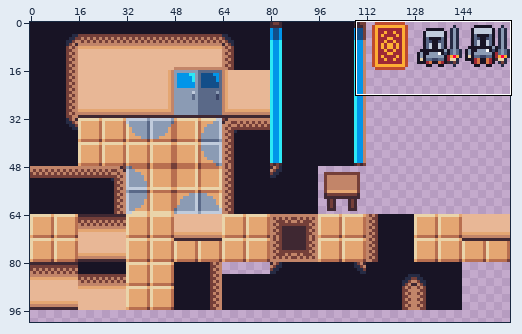
Pixel-art file, stored at res/large-tiles.aseprite. The first picture is a wide view before the edit; the outline marks the close-up.
Close-up. Before the edit:
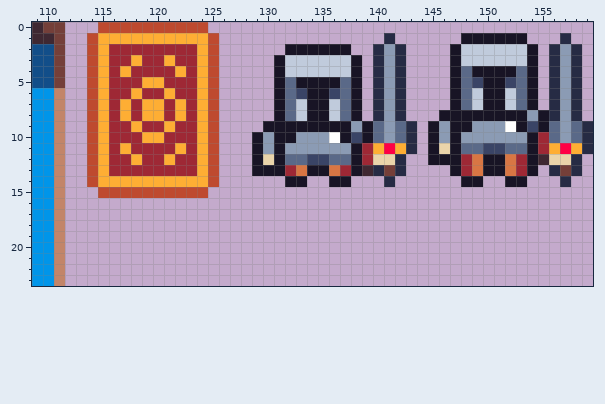
160x160 pixels, 1 frame. Shown: x 109..159, y 0..23. The wide view leaves out empty margins.
After:
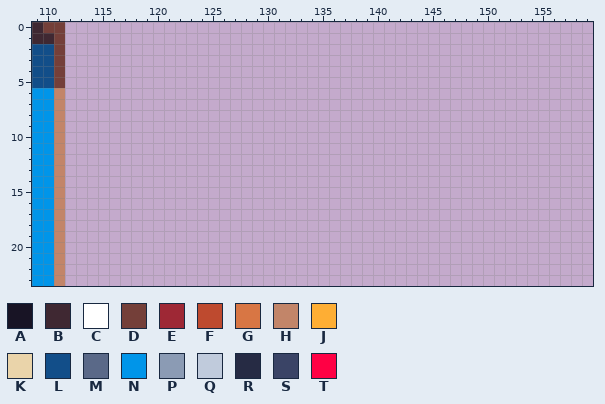
Palette (. is transparent): A #181425  B #3f2832  C #ffffff  D #743f39  E #9e2835  F #be4a2f  G #d87644  H #c28569  J #feae34  K #ead4aa  L #124e89  M #5a6988  N #0095e9  P #8b9bb4  Q #c0cbdc  R #262b44  S #3a4466  T #ff0044
Change:
Changed rows in their new state; - is an unchanged pixel.
first column x 114:
 0 -..........-----------------------------------
 1 ............---------------.------......---.--
 2 ............------......--...----........-...-
 3 ............-----........-...----........-...-
 4 ............-----........-...----........-...-
 5 ............-----........-...----........-...-
 6 ............-----........-...----........-...-
 7 ............-----........-...----........-...-
 8 ............-----........-...---.............-
 9 ............----..............-...............
10 ............---...............-...............
11 ............---...............-...............
12 ............---..............--..............-
13 ............---..............----........-...-
14 ............------..--..---.------..--..---.--
15 -..........-----------------------------------
Boxes around the changes in both close-ups, in picture pixels (x1, y1, x2, y2):
erased: (87, 22, 593, 198)
